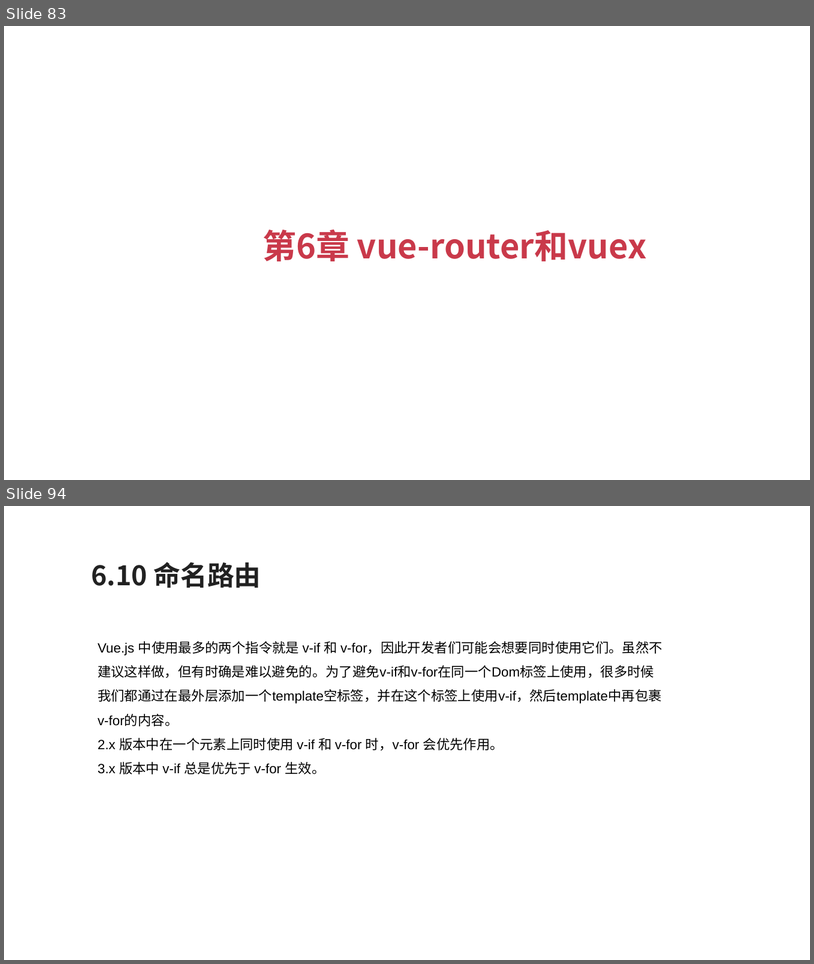
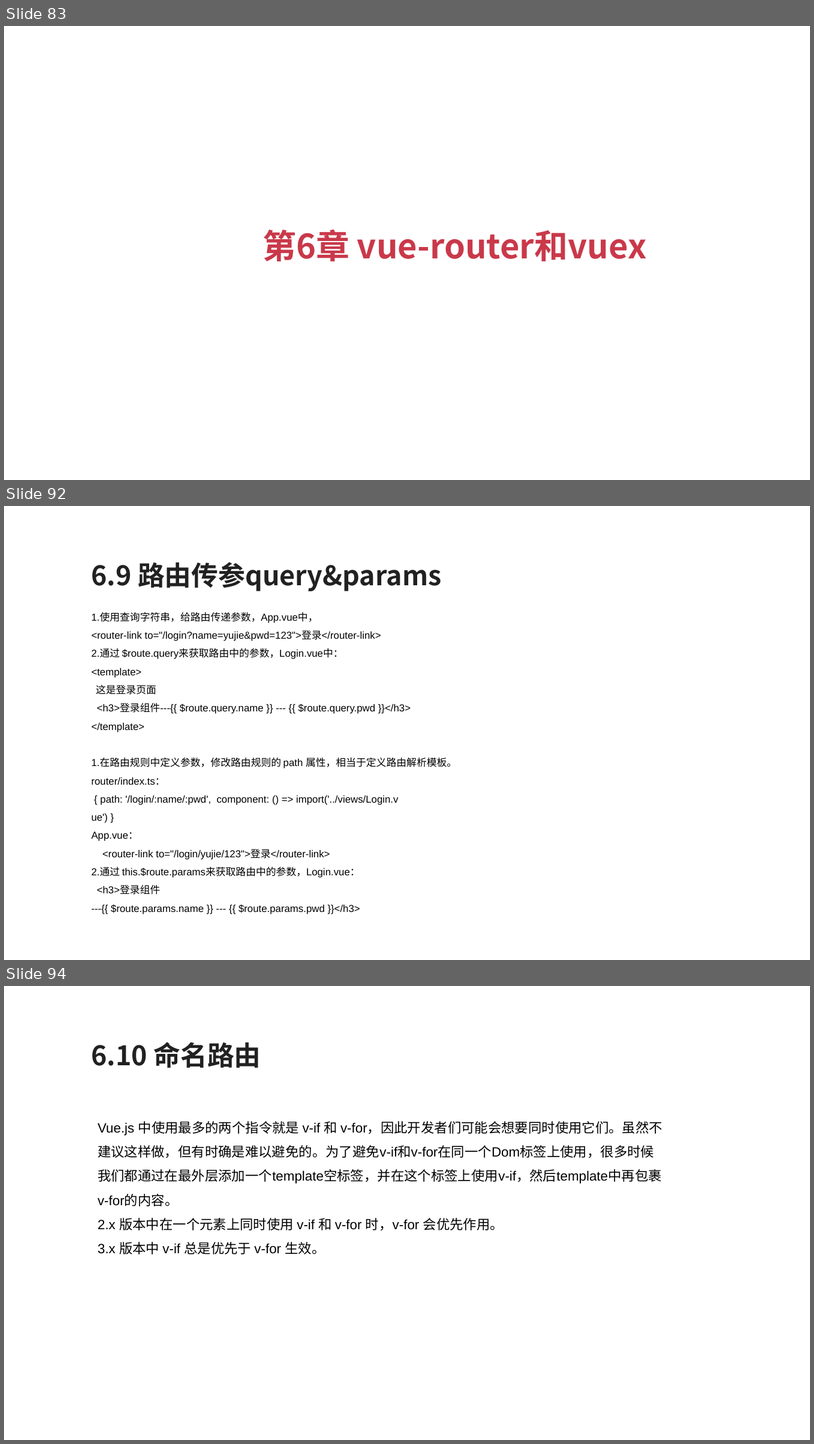
Before and after one commit to zouyujie/vue3_book_codes, a slide deck: Vue3+TypeScript开发指南.pptx. Shown one above the other, each under a label of ours: slides 83 and 94 before the commit, slides 83, 92 and 94 after it; the slides between them are not shown. The pictures are 814x964 and 814x1444 pixels, drawn with LibreOffice and Linux fonts; fonts in the diff are those of the drawing. Boxes give left, top, right and bottom in pixels: in the first picture for what was removed or moved away, otherwise in the second. Text is boxed around its words. In the diff, an @@ line names an element or a change of style, - is before the commit and + after.

```diff
--- a/Vue3+TypeScript开发指南.pptx
+++ b/Vue3+TypeScript开发指南.pptx
@@ slide 92 added at bbox=[4, 506, 810, 960], background #FFFFFF @@
@@ text added at bbox=[92, 562, 441, 591], 24 pt, text #212121, bold @@
+6.9 路由传参query&params
@@ text added at bbox=[92, 612, 457, 914], 9 pt, text #000000 @@
+1.使用查询字符串，给路由传递参数，App.vue中，
+<router-link to="/login?name=yujie&pwd=123">登录</router-link>
+2.通过 $route.query来获取路由中的参数，Login.vue中：
+<template>
+这是登录页面
+<h3>登录组件---{{ $route.query.name }} --- {{ $route.query.pwd }}</h3>
+</template>
+1.在路由规则中定义参数，修改路由规则的 path 属性，相当于定义路由解析模板。
+router/index.ts：
+{ path: '/login/:name/:pwd', component: () => import('../views/Login.v
+ue') }
+App.vue：
+<router-link to="/login/yujie/123">登录</router-link>
+2.通过 this.$route.params来获取路由中的参数，Login.vue：
+<h3>登录组件
+---{{ $route.params.name }} --- {{ $route.params.pwd }}</h3>
```
Also in this commit, not shown: 3 slides changed, 49 other slides added, 49 slides removed.
